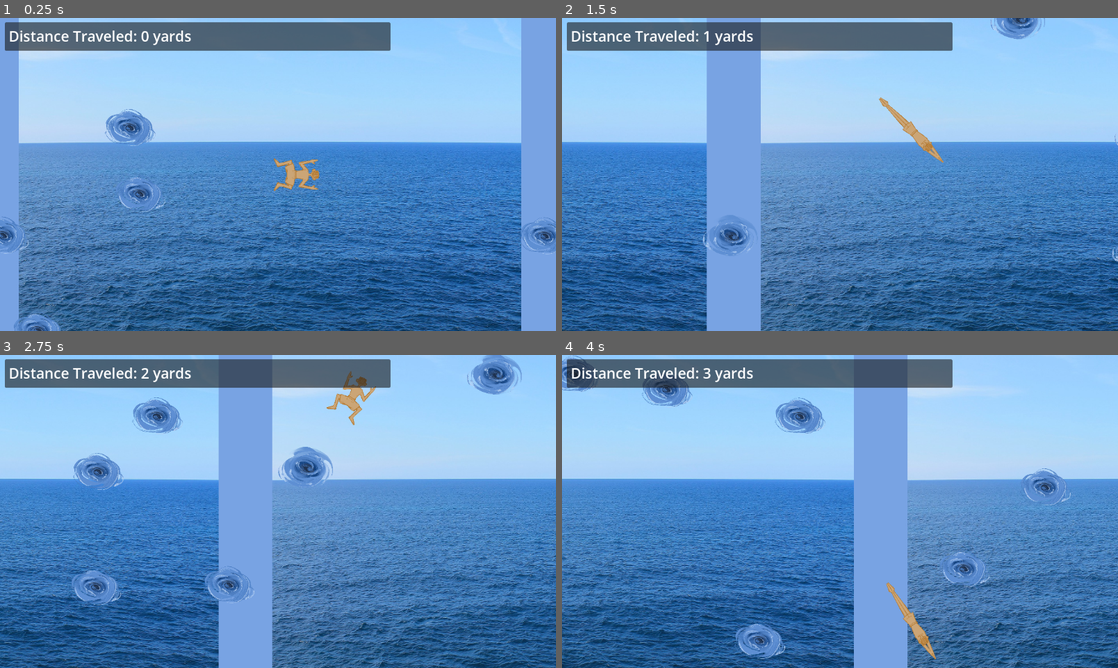
Above: before the commit, frames 1-4 (two rows, left to right).
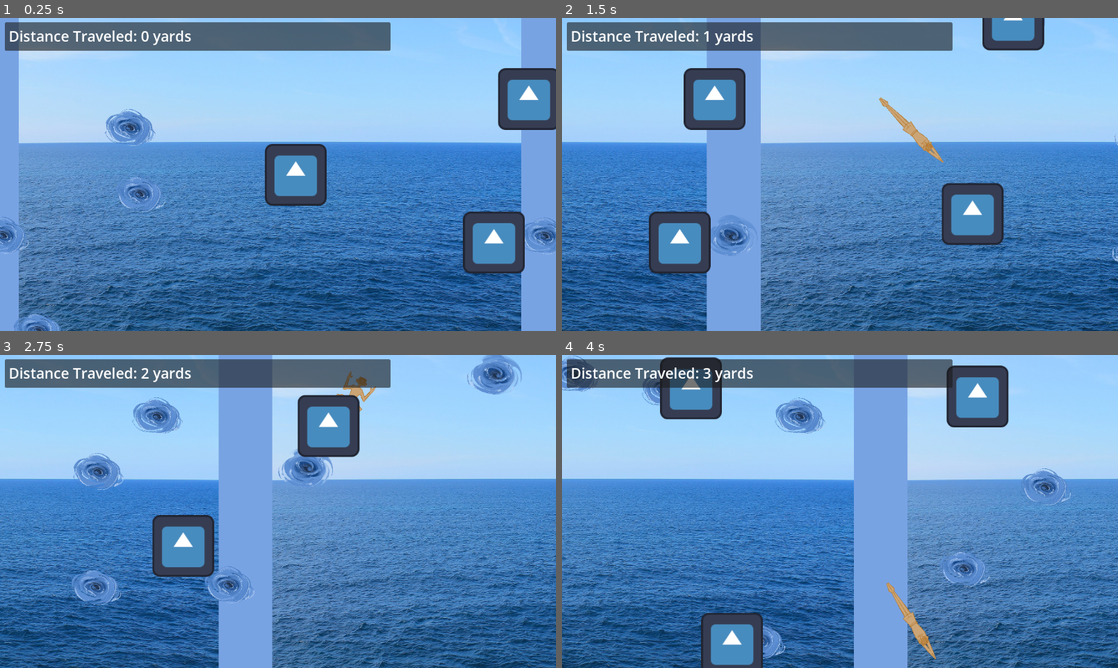
Above: after the commit, the same moments.

Repository: sophieTheProgrammer/microjam-island-61
Game: Godot game, scene res://scenes/game.tscn
Two runs of this game, one before a commit and one after it. Both use one fixed random seed, a clock stepped at 60 frames per second and the inputs below. The engine's default icon, where the game draws it, is replaced by a stand-in: a white triangle on a blue panel in a dark square.
Inputs (mouse positions are in pixels of both pictures, inside the frame that each line leads up to):
- Up to frame 1 (0.25 s): no input
- Up to frame 2 (1.5 s): tap Enter (ui_accept) at 0.5, 0.77 s; move the mouse to (962, 158) at 0.52 s; hold Up (up) 0.53-1.28 s; click (962, 158) at 0.6 s; move the mouse to (728, 190) at 1.27 s; hold Down (down) from 1.28 s (still down); click (728, 190) at 1.35 s
- Up to frame 3 (2.75 s): tap Enter (ui_accept) at 1.52 s; move the mouse to (333, 442) at 2.02 s; release Down (down) at 2.03 s; hold Up (up) from 2.03 s (still down); click (333, 442) at 2.1 s
- Up to frame 4 (4 s): move the mouse to (812, 574) at 2.77 s; click (812, 574) at 2.85 s; tap Enter (ui_accept) at 3.02, 3.77 s; move the mouse to (1006, 558) at 3.52 s; release Up (up) at 3.53 s; hold Down (down) from 3.53 s (still down); click (1006, 558) at 3.6 s

The runs differ from the first frame. In frame 1, 5.7% of the frame differs, in the area x 47-100%, y 16-82%; in frame 2, 6.6%, in the area x 15-87%, y 0-82%; in frame 3, 4.0%; in frame 4, 5.8%.

Commit message:
shark tank

Diff:
--- /dev/null
+++ b/scenes/shark.tscn
@@ -0,0 +1,20 @@
+[gd_scene format=3 uid="uid://cdb2183smwup1"]
+
+[ext_resource type="Texture2D" uid="uid://c8fydd366datd" path="res://icon.svg" id="1_8l5qy"]
+
+[sub_resource type="SpriteFrames" id="SpriteFrames_inbs7"]
+animations = [{
+"frames": [{
+"duration": 1.0,
+"texture": ExtResource("1_8l5qy")
+}],
+"loop": 1,
+"name": &"default",
+"speed": 4.0
+}]
+
+[node name="shark" type="Node2D" unique_id=1939501999]
+
+[node name="AnimatedSprite2D" type="AnimatedSprite2D" parent="." unique_id=1202323751]
+sprite_frames = SubResource("SpriteFrames_inbs7")
+autoplay = "default"
--- a/scripts/chunk.gd
+++ b/scripts/chunk.gd
@@ -1,17 +1,22 @@
 extends Node2D
-var whirlpool_scene = preload("res://scenes/whirlpool.tscn")
+const WHIRLPOOL = preload("res://scenes/whirlpool.tscn")
 @onready var obstacles: Node = $"obstacles"
+const SHARK = preload("res://scenes/shark.tscn")
 
 func _ready() -> void:
-	spawn(5)
+	spawn(5, "whirlpool")
+	spawn(3, "shark")
 
 func _process(delta: float) -> void:
 	pass
 
-func spawn(num):
+func spawn(num, type):
 	for i in range(num):
-		var new_whirlpool = whirlpool_scene.instantiate()
-
+		var new_whirlpool
+		if type == "whirlpool":
+			new_whirlpool = WHIRLPOOL.instantiate()
+		else:
+			new_whirlpool = SHARK.instantiate()
 		new_whirlpool.position.x = randf_range(Global.viewport.x / 2, -Global.viewport.x / 2) + self.position.x
 		new_whirlpool.position.y = randf_range(Global.viewport.y / 2, -Global.viewport.y / 2) + self.position.y
 		obstacles.add_child(new_whirlpool)
